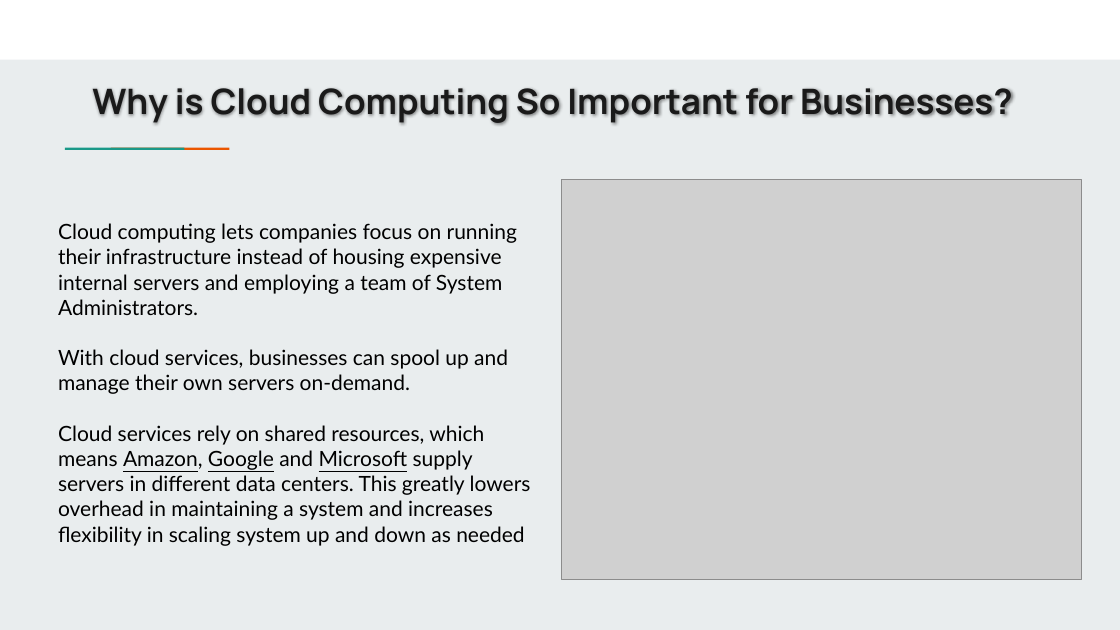
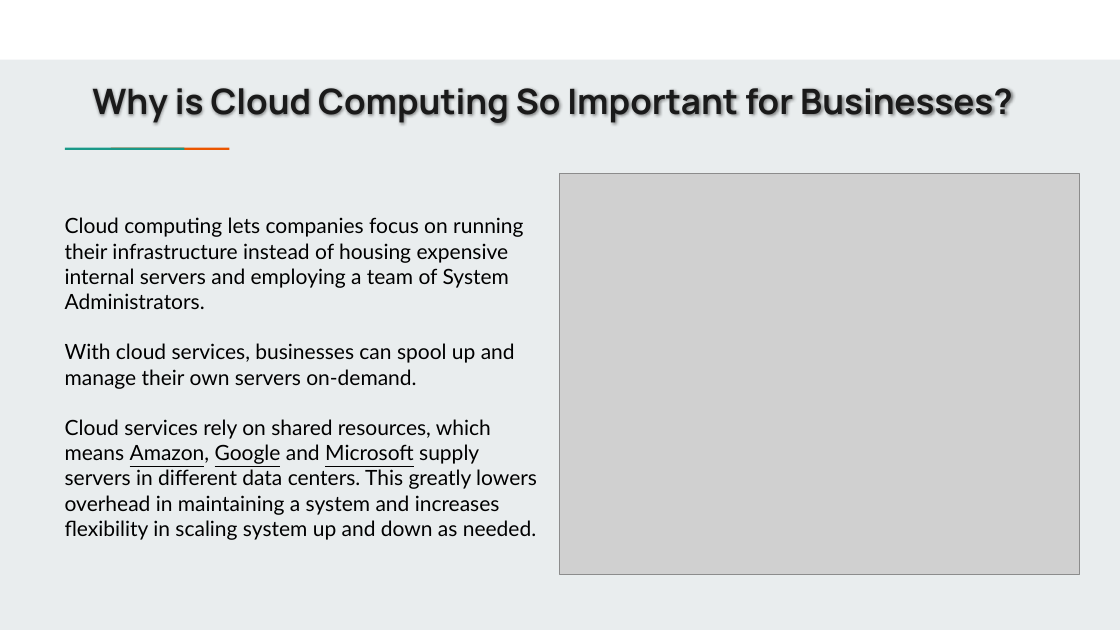
Before and after one commit to jbergmann56/OSDA-DataManipulationAndManagement, a slide deck: slide 14 of Lectures/Tools for Data Manipulation _ Management (8).pptx. Drawn at 1120x630 pixels with LibreOffice and Linux fonts; fonts in the diff are those of the drawing; grey boxes stand for pictures. Boxes give left, top, right and bottom in pixels: in the first picture for what was removed or moved away, otherwise in the second. Text is boxed around its words. In the diff, an @@ line names an element or a change of style, - is before the commit and + after.

```diff
--- a/Lectures/Tools for Data Manipulation _ Management (8).pptx
+++ b/Lectures/Tools for Data Manipulation _ Management (8).pptx
@@ picture: place and size @@
-picture at (561,180,1081,580)
+picture at (560,174,1080,574)
@@ text at (65,419,537,540): text changed @@
-Cloud services rely on shared resources, which means Amazon, Google and Microsoft supply servers in different data centers. This greatly lowers overhead in maintaining a system and increases flexibility in scaling system up and down as needed
+Cloud services rely on shared resources, which means Amazon, Google and Microsoft supply servers in different data centers. This greatly lowers overhead in maintaining a system and increases flexibility in scaling system up and down as needed.
```
Also in this commit, not shown: 6 other slides changed, 15 other files.
